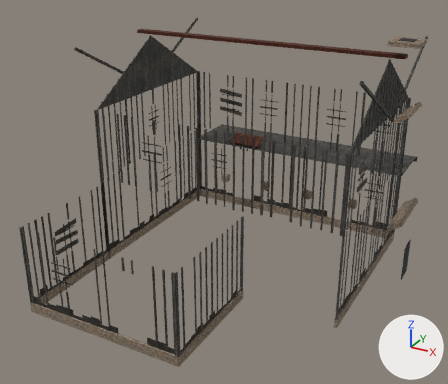
Renders of the glTF model ocean/swat/assets/environment/hollow_v1/hollow_house_trim.glb from each side of a commit.
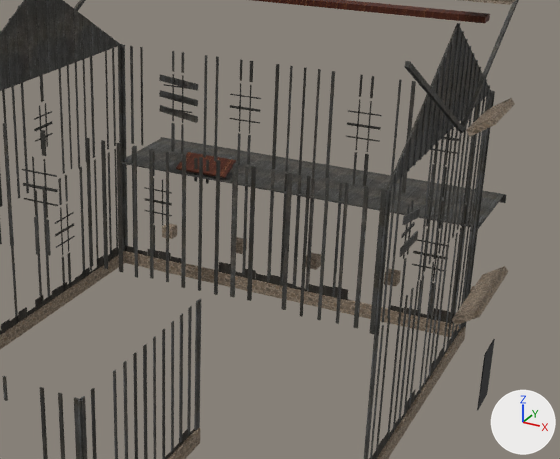
Old and new are each drawn whole from a 50 mm camera at (26.28, -14.26, 10.54) aimed at (17.68, 1.36, 2.73) and again close up on the part from 29% to 100% of the width and 12% to 80% of the height. Every picture has the same lights, and +X, +Y and +Z are marked at lower right. The last two pictures show the newer version. Vertices at exactly the same position are counted once.

The first close-up shows 'hollow_house_trim'.
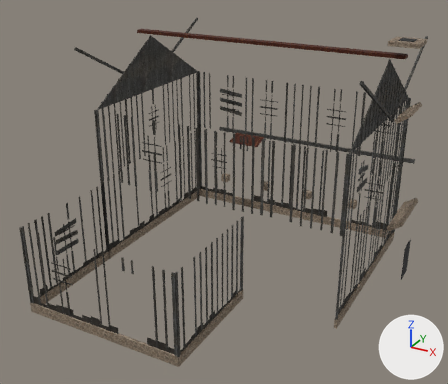
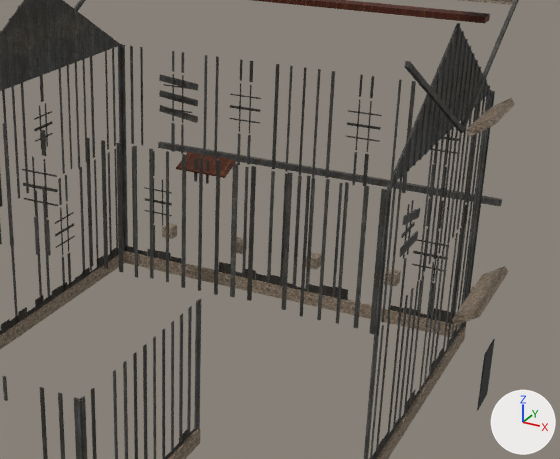
What differs and where, as boxes (x1, y1, x2, y2) in the close-ups (560 x 459 px):
part 1 of me_hollow_house_trim, deleted
    before: (122, 138, 504, 229)
part 2 of me_hollow_house_trim, surface changed
    before: (161, 137, 506, 203)
    after: (158, 141, 502, 206)

What changed in the scene script:
```text
Change me_hollow_house_trim:
    used by ob_hollow_house_trim; location = (0.0, 0.0, 0.0)
    remove me_hollow_house_trim.from_pydata(...)  # 3244 vertices, 4900 faces; spans x 13.55..23.17, y -3.57..8.09, z 0.0..7.58
    add me_hollow_house_trim.from_pydata(...)  # 3236 vertices, 4888 faces; spans x 13.55..23.17, y -3.57..8.09, z 0.0..7.58
    me_hollow_house_trim part 1: the loose piece of 8 vertices spanning x 13.9..22.1, y 5.95..8.05, z 2.48..2.52 is deleted
    me_hollow_house_trim part 2: 12 kept faces spanning x 13.9..22.1, y 7.83..7.93, z 2.31..2.45 get new texture (UV) coordinates
    other edits to the shape of me_hollow_house_trim do not show in these pictures
```
